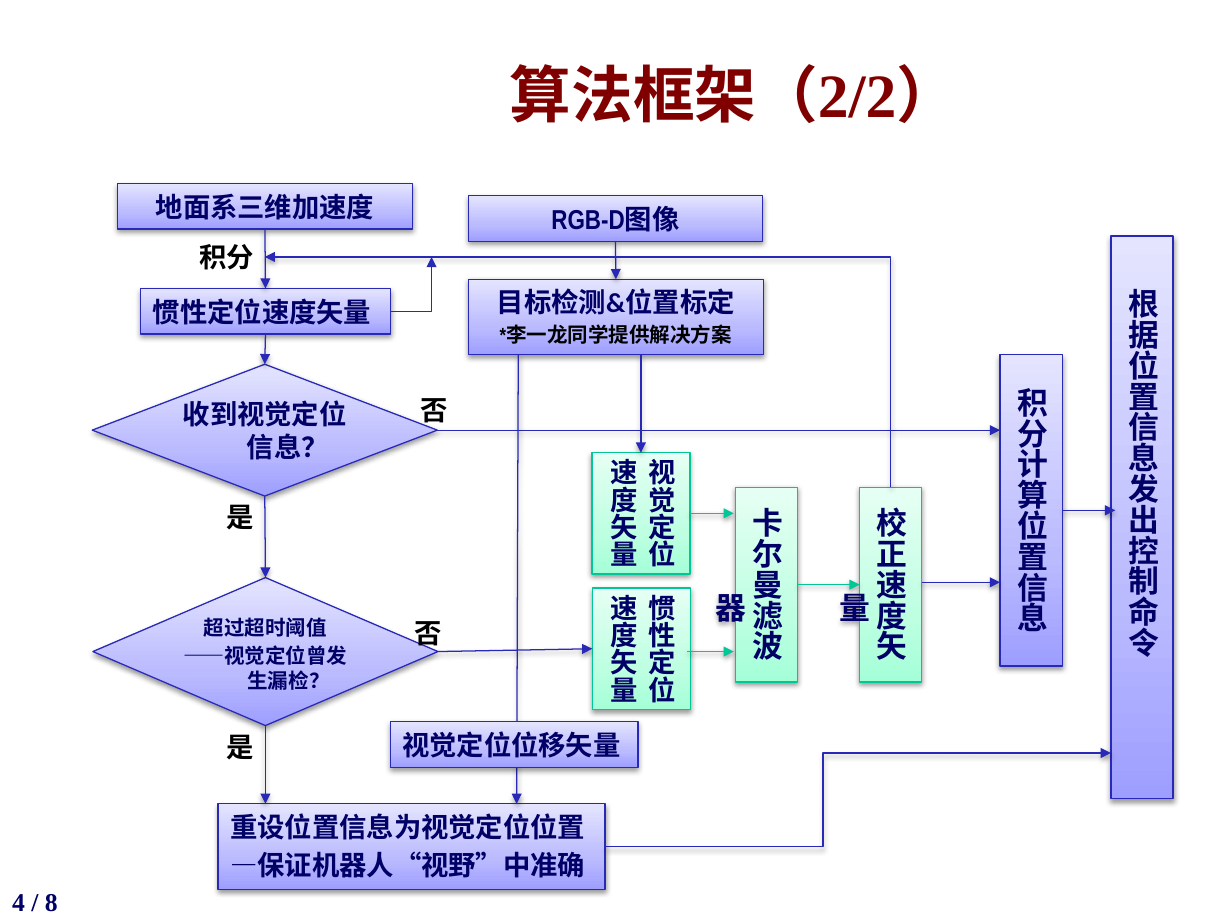
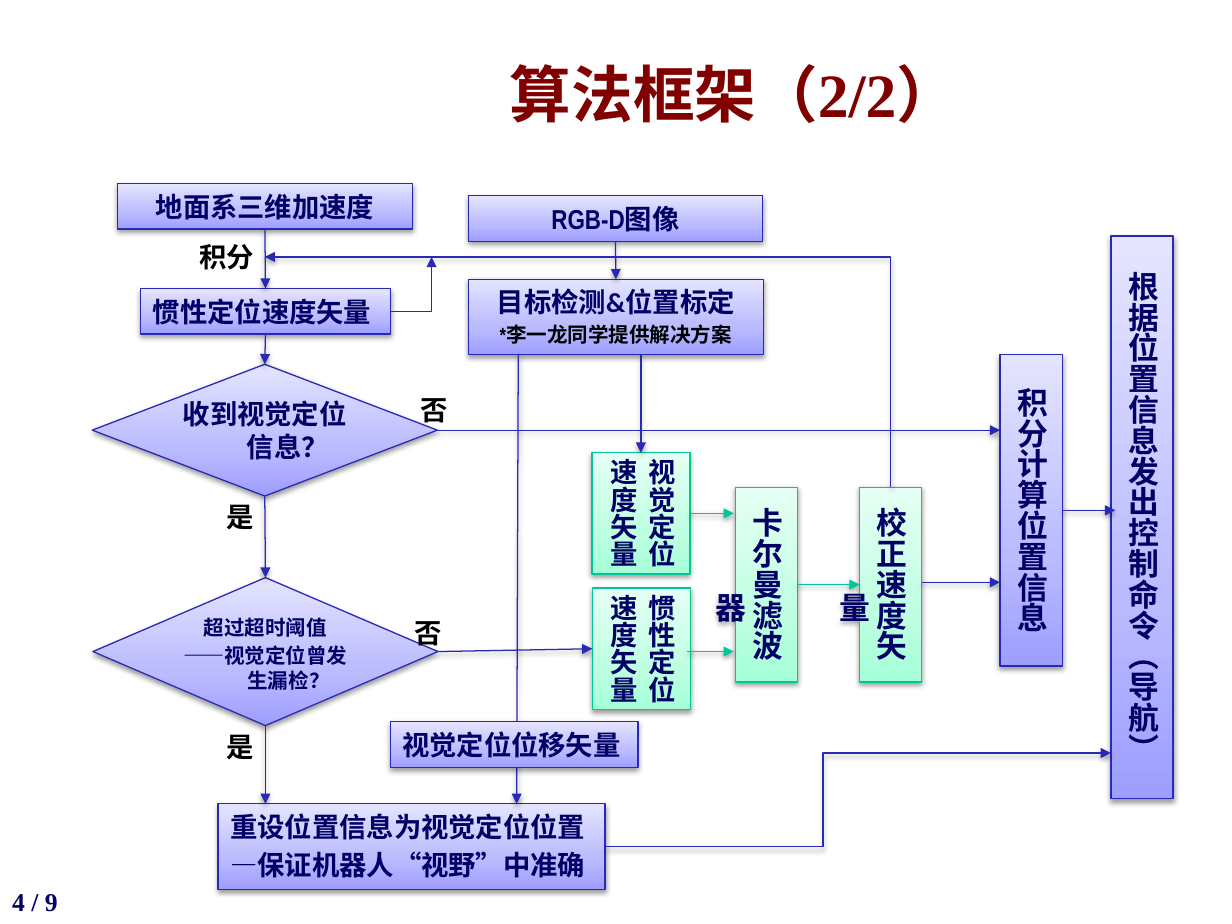
Before and after one commit to potato1996/FinalYearProject, a slide deck: slide 4 of slides/答辩ppt-杜大有1300012870.pptx. Drawn at 1232x924 pixels with LibreOffice and Linux fonts; fonts in the diff are those of the drawing; background and template pictures are left out. Boxes give left, top, right and bottom in pixels: in the first picture for what was removed or moved away, otherwise in the second. Text is boxed around its words. In the diff, an @@ line names an element or a change of style, - is before the commit and + after.

Commit message:
update slides

```diff
--- a/slides/答辩ppt-杜大有1300012870.pptx
+++ b/slides/答辩ppt-杜大有1300012870.pptx
@@ text in rectangle at <box>1128,272,1159,738</box>: text changed @@
-根据位置信息发出控制命令
+根据位置信息发出控制命令（导航）
@@ page number at <box>12,894,58,912</box>: text changed @@
-4 / 8
+4 / 9
```
Also in this commit, not shown: 2 slides added.
